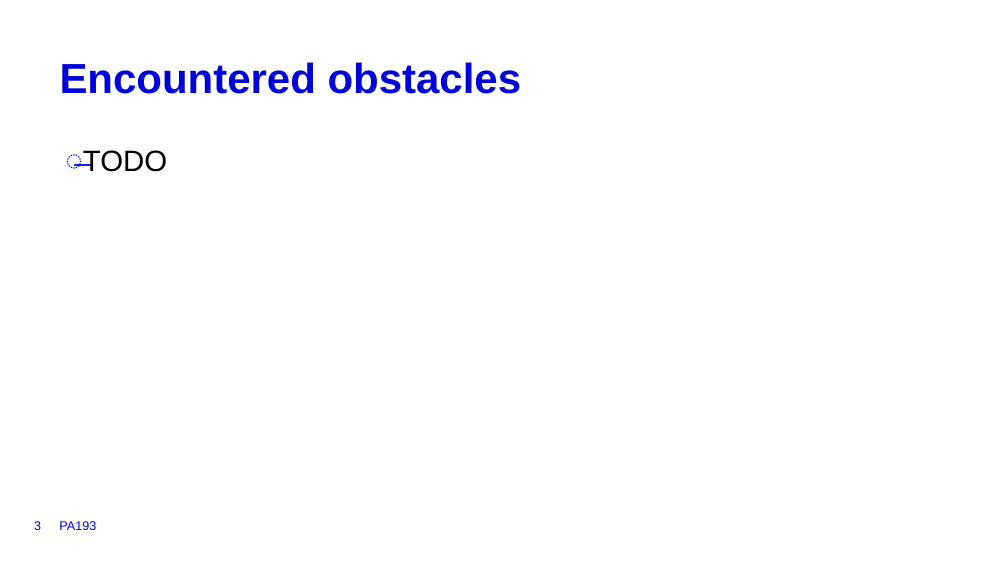
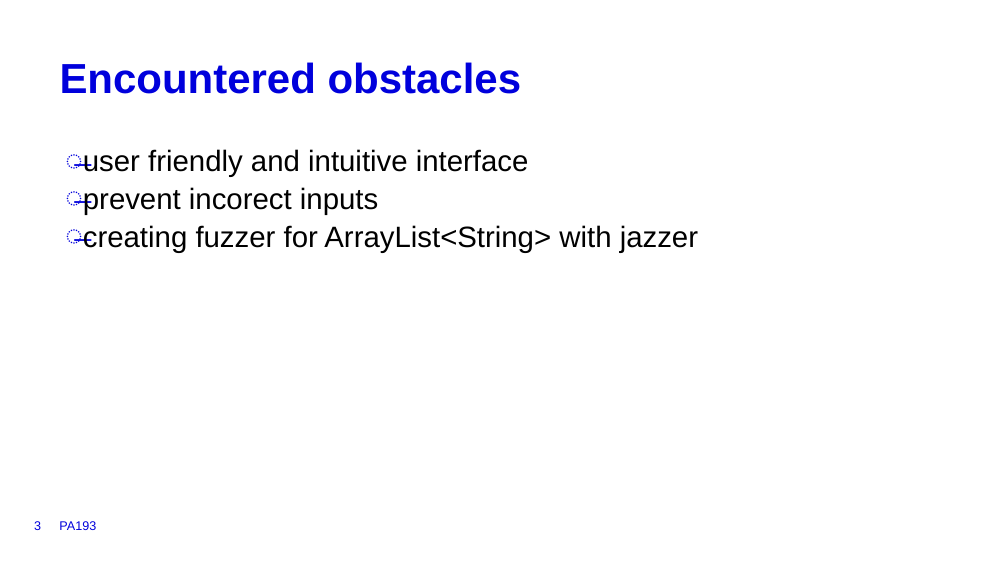
Before and after one commit to NikitaVolotovich/super_bech32m, a slide deck: slide 3 of super_Bech32m.pptm. Drawn at 1008x567 pixels with LibreOffice and Linux fonts; fonts in the diff are those of the drawing; background and template pictures are left out. Boxes give left, top, right and bottom in pixels: in the first picture for what was removed or moved away, otherwise in the second. Text is boxed around its words. In the diff, an @@ line names an element or a change of style, - is before the commit and + after.

```diff
--- a/super_Bech32m.pptm
+++ b/super_Bech32m.pptm
@@ text at [65, 149, 698, 253]: text changed @@
-̶ TODO
+̶ user friendly and intuitive interface
+̶ prevent incorect inputs
+̶ creating fuzzer for ArrayList<String> with jazzer
```
Also in this commit, not shown: 2 other slides changed, 37 other files.
